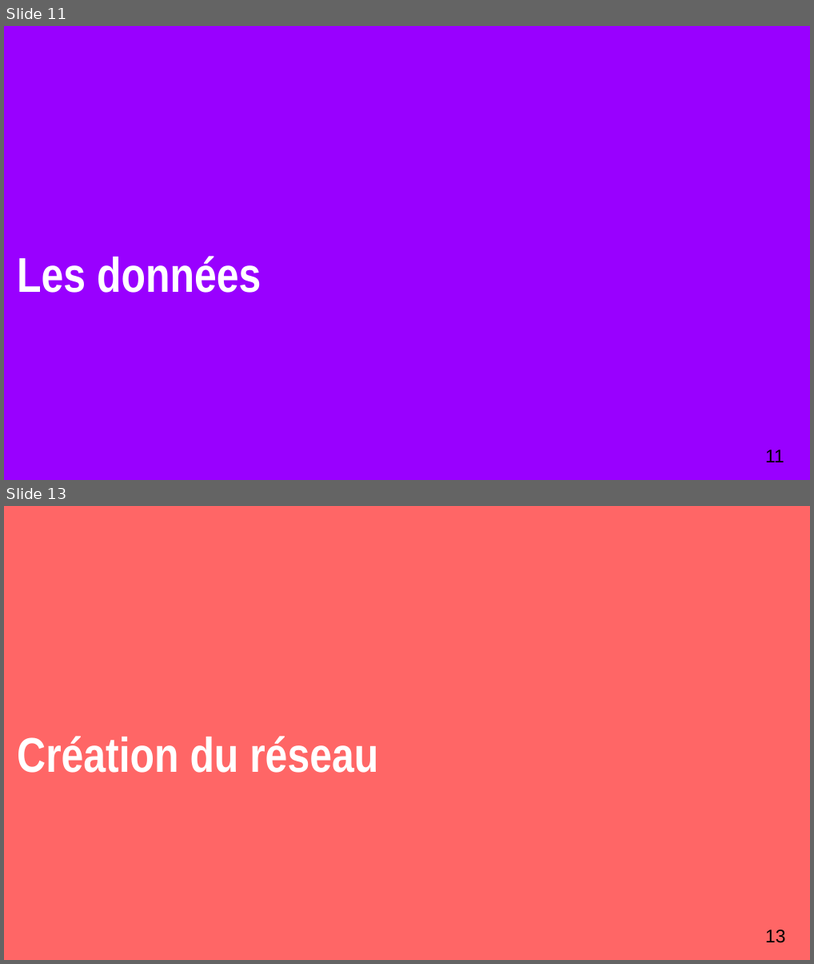
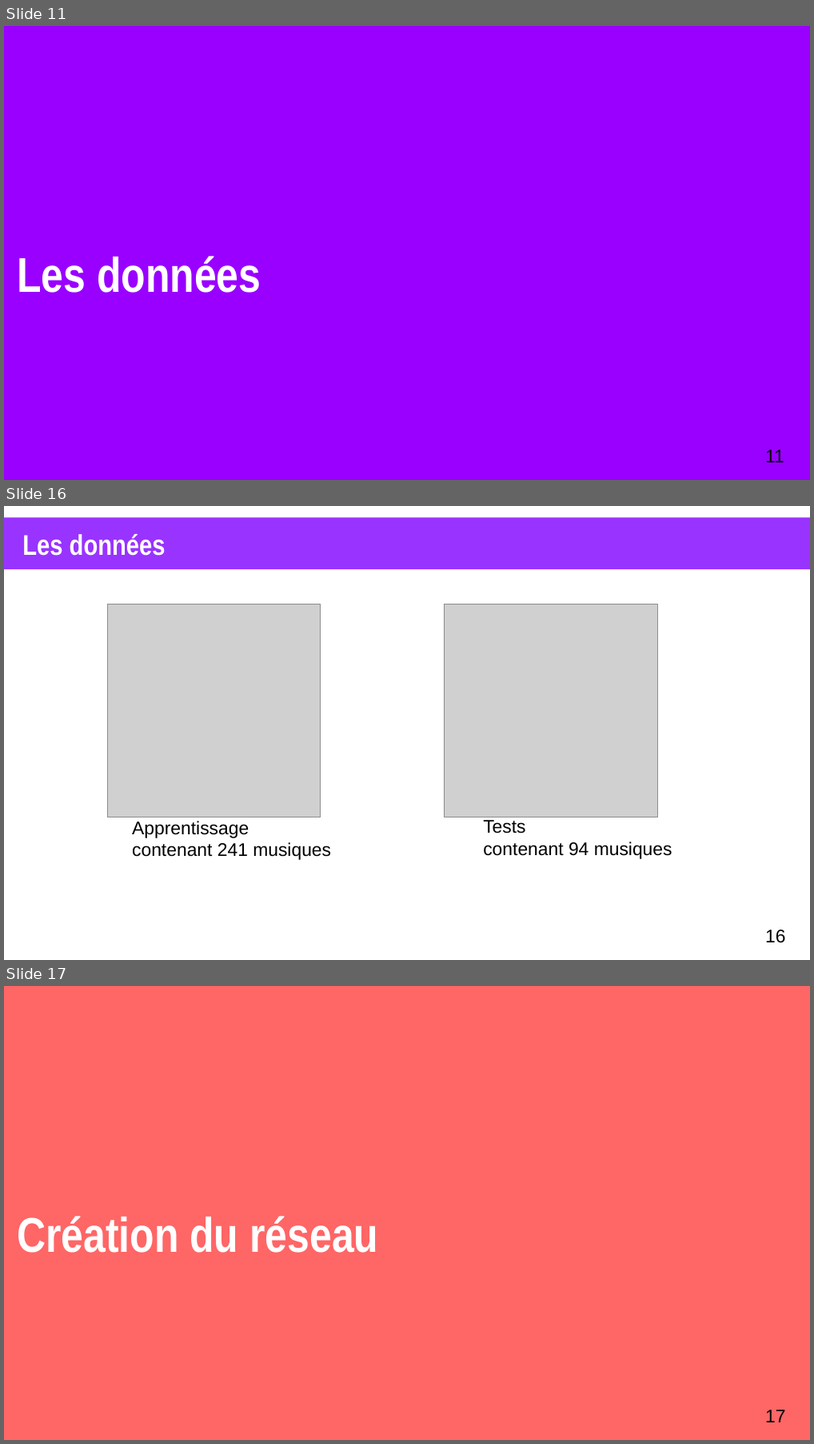
Before and after one commit to XgLsuLzRMy/Composition-Musicale-par-Reseau-de-Neurones, a slide deck: projet.odp. Shown one above the other, each under a label of ours: slides 11 and 13 before the commit, slides 11, 16 and 17 after it; the slides between them are not shown. The pictures are 814x964 and 814x1444 pixels, drawn with LibreOffice and Linux fonts; fonts in the diff are those of the drawing; grey boxes stand for pictures. Boxes give left, top, right and bottom in pixels: in the first picture for what was removed or moved away, otherwise in the second. Text is boxed around its words. In the diff, an @@ line names an element or a change of style, - is before the commit and + after.

```diff
--- a/projet.odp
+++ b/projet.odp
@@ slide 16 added at (4, 506, 810, 960), background #FFFFFF @@
@@ rectangle added at (4, 518, 810, 570), fill #9933FF @@
@@ title added at (22, 534, 166, 556), 28 pt, text #FFFFFF, bold @@
+Les données
@@ picture added at (108, 604, 321, 817) @@
@@ picture added at (445, 604, 658, 817) @@
@@ text added at (132, 820, 331, 860), 18 pt, text #000000 @@
+Apprentissage
+contenant 241 musiques
@@ text added at (483, 820, 673, 859), 18 pt, text #000000 @@
+Tests
+contenant 94 musiques
@@ page number added at (766, 929, 786, 943), 18 pt, text #000000 @@
+16
@@ what was slide 13 is now slide 17 @@
@@ page number at (766, 1409, 786, 1422): text changed @@
-13
+17
```
Also in this commit, not shown: 1 slide changed, 7 other slides added, 3 slides removed, 1 other file.
